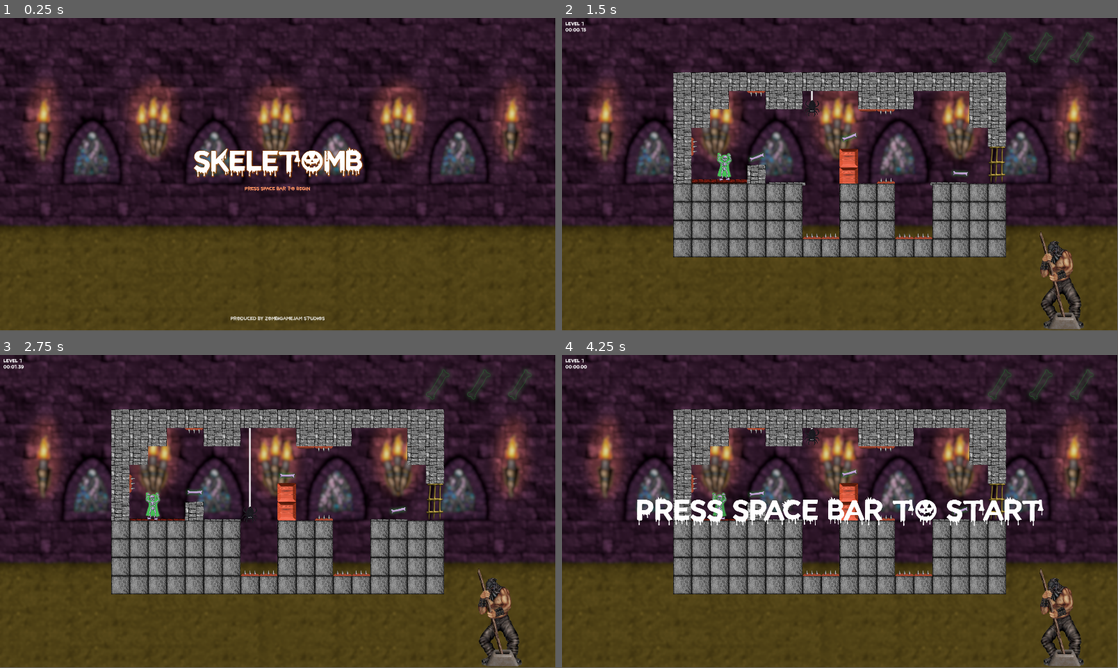
Above: before the commit, frames 1-4 (two rows, left to right).
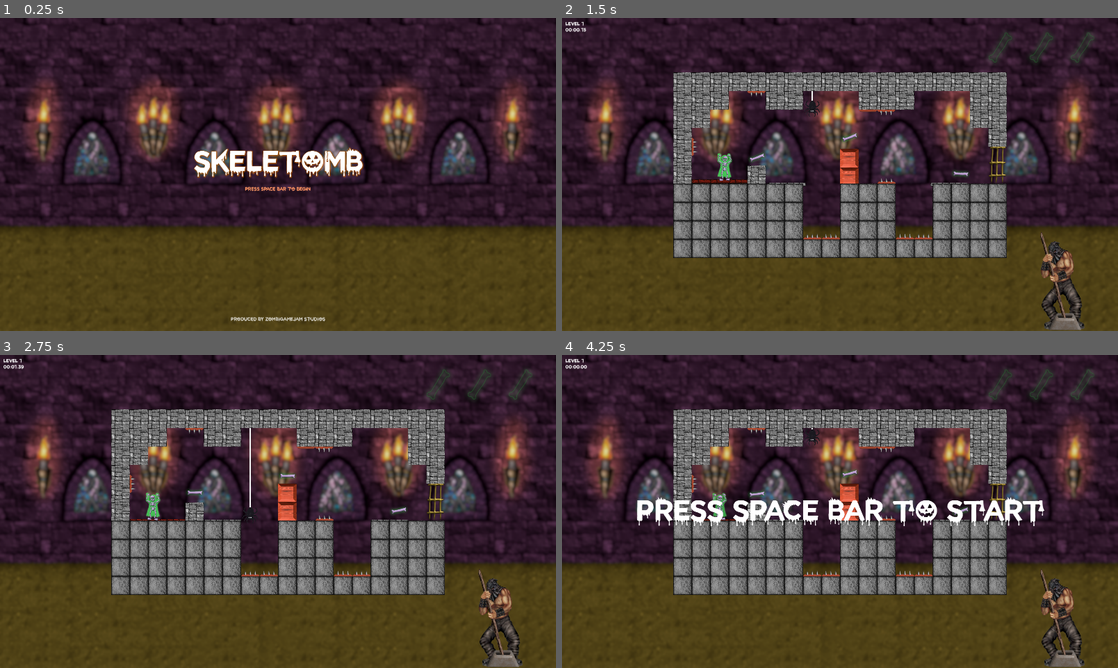
Above: after the commit, the same moments.

Repository: Drew-Wagner/Spectros
Game: Godot game, scene res://scenes/main_menu.tscn
Same seed, same stepped clock (60 frames per second), same inputs: the game is played once before the commit and once after it. Sound files missing from this copy of the repository are replaced by a short silence.
Inputs:
- Up to frame 1 (0.25 s): no input
- Up to frame 2 (1.5 s): click "PRESS SPACE BAR TO BEGIN" at 0.5 s; tap Space (toggle) at 1.25, 1.35 s
- Up to frame 3 (2.75 s): tap Space (toggle) at 2.1 s
- Up to frame 4 (4.25 s): tap Space (toggle) at 2.85, 3.6 s
In our replay, the window is 799x449 before the commit and 800x450 after it. These sizes can differ from the game's own. Grey fills any space a smaller window leaves; there, only what the larger window draws over its background counts as a difference.

The runs differ from the first frame. In frame 1, 1.1% of the frame differs, in the area x 34-100%, y 0-98%; in frame 2, 6.4%; in frame 3, 6.4%; in frame 4, 7.0%, in the area x 13-100%, y 0-100%.

Commit message:
update credits

Diff:
--- a/project.godot
+++ b/project.godot
@@ -10,7 +10,7 @@
 
 [application]
 
-config/name="ZombiGameJam2023-10-20"
+config/name="Skeletomb"
 run/main_scene="res://scenes/main_menu.tscn"
 config/features=PackedStringArray("4.1", "GL Compatibility")
 config/icon="res://textures/icon.svg"
@@ -25,6 +25,8 @@
 window/size/viewport_height=1080
 window/size/window_width_override=1920
 window/size/window_height_override=1080
+window/stretch/mode="viewport"
+window/stretch/aspect="expand"
 
 [gui]
 
--- a/scenes/end_of_game_menu.tscn
+++ b/scenes/end_of_game_menu.tscn
@@ -158,7 +158,7 @@
 
 [node name="Artists" type="Label" parent="Hbox/VBoxContainer/MarginContainer/GridContainer"]
 layout_mode = 2
-text = "Marjolain ???
+text = "Marjolain Deschênes
  "
 horizontal_alignment = 1
 uppercase = true
